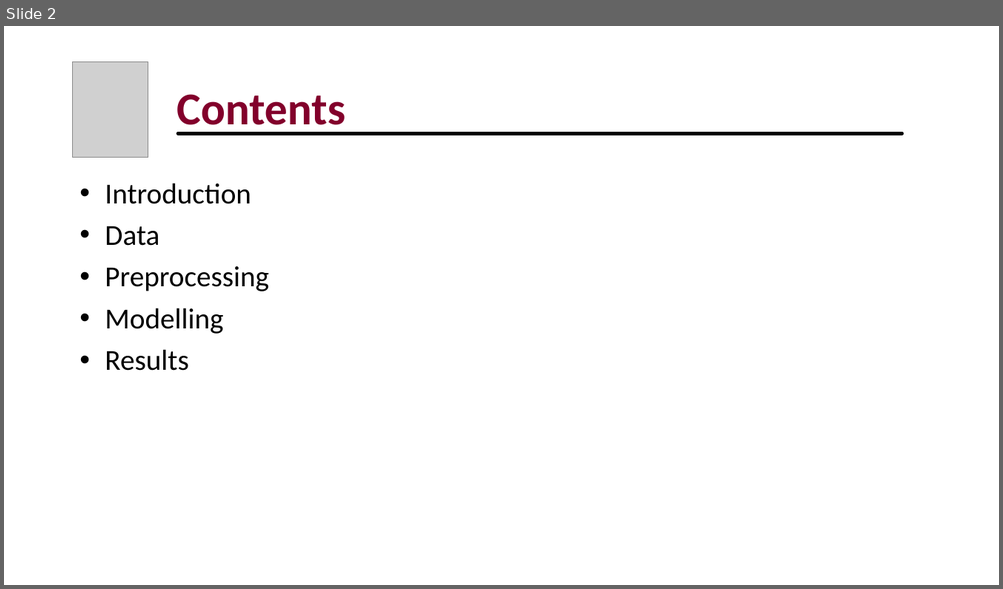
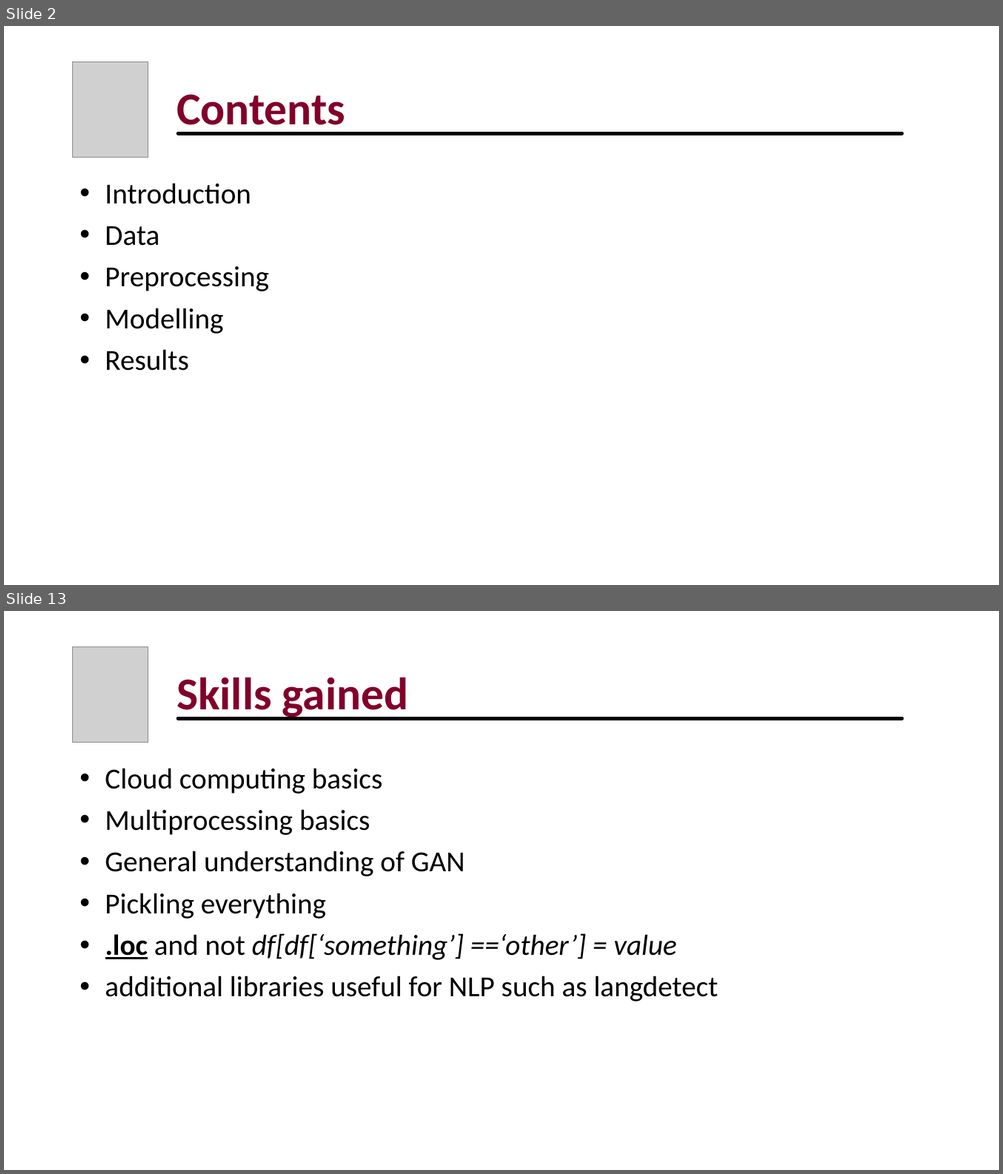
Before and after one commit to jomadata/capstone, a slide deck: Capstone_presentation.pptx. Shown one above the other, each under a label of ours: slide 2 before the commit, slides 2 and 13 after it; the slides between them are not shown. The pictures are 1003x589 and 1003x1174 pixels, drawn with LibreOffice and Linux fonts; fonts in the diff are those of the drawing; grey boxes stand for pictures. Boxes give left, top, right and bottom in pixels: in the first picture for what was removed or moved away, otherwise in the second. Text is boxed around its words. In the diff, an @@ line names an element or a change of style, - is before the commit and + after.

```diff
--- a/Capstone_presentation.pptx
+++ b/Capstone_presentation.pptx
@@ slide 13 added at (4, 611, 999, 1170), background #FFFFFF @@
@@ picture added at (73, 647, 149, 743) @@
@@ title added at (176, 677, 409, 721), 44 pt, text #82002B, bold @@
+Skills gained
@@ line added from (178, 718) to (902, 718), #000000 3.5 pt @@
@@ text added at (105, 768, 718, 1002), 28 pt, text #000000 @@
+• Cloud computing basics
+• Multiprocessing basics
+• General understanding of GAN
+• Pickling everything
+• .loc and not df[df[‘something’] ==‘other’] = value
+• additional libraries useful for NLP such as langdetect
```
Also in this commit, not shown: 2 slides changed, 8 other slides added, 5 slides removed, 2 other files.
